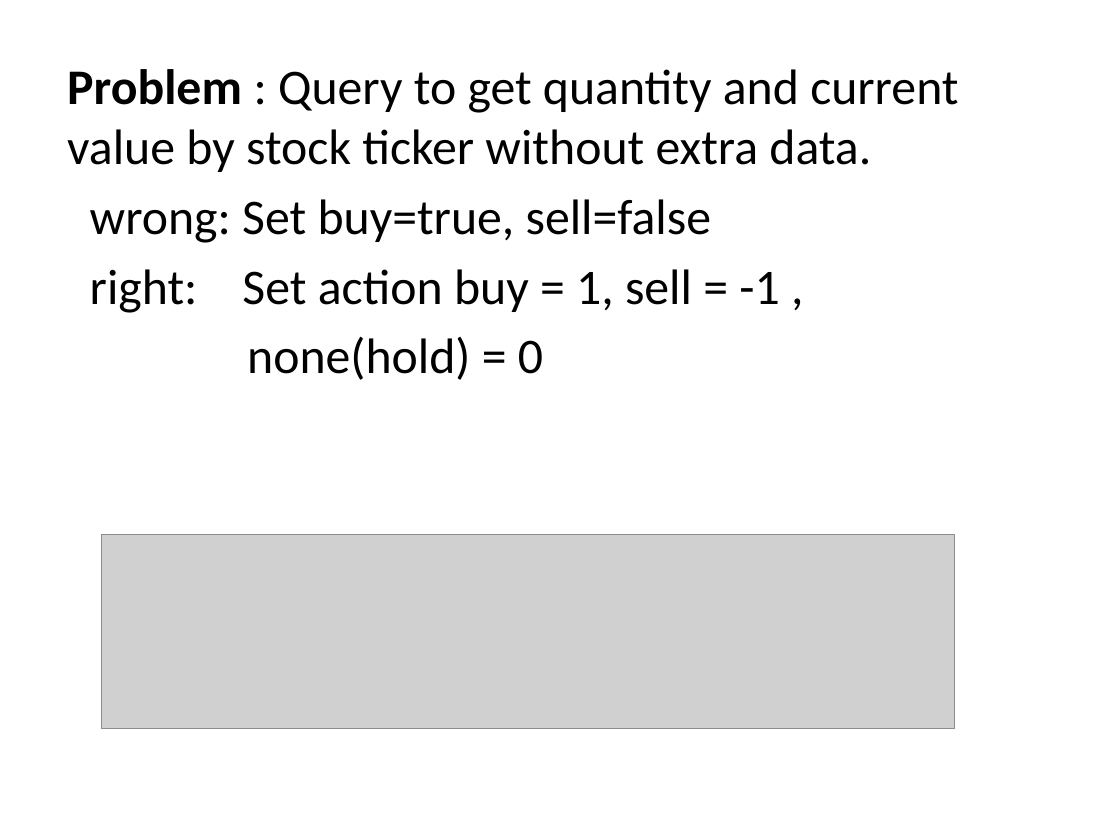
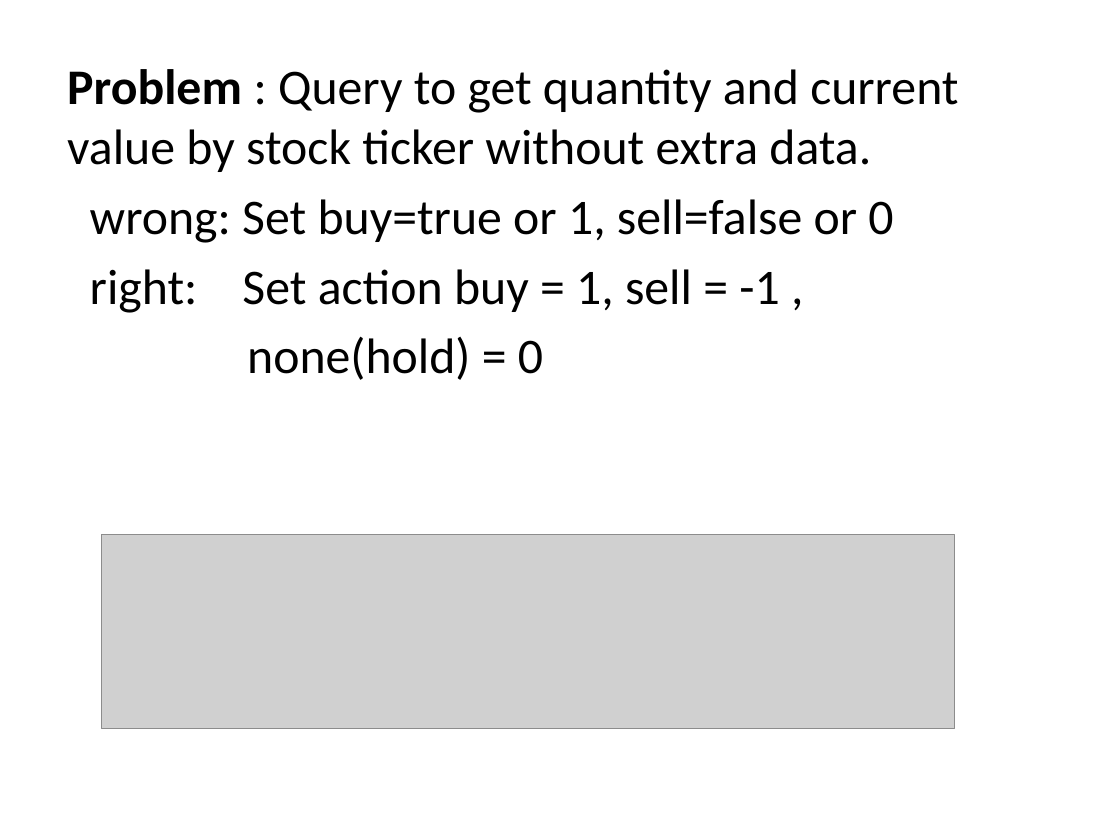
Before and after one commit to IPD8-guofeng/dotnet-group-project, a slide deck: slide 7 of Stock trade and analyst system.pptx. Drawn at 1120x840 pixels with LibreOffice and Linux fonts; fonts in the diff are those of the drawing; grey boxes stand for pictures. Boxes give left, top, right and bottom in pixels: in the first picture for what was removed or moved away, otherwise in the second. Text is boxed around its words. In the diff, an @@ line names an element or a change of style, - is before the commit and + after.

```diff
--- a/Stock trade and analyst system.pptx
+++ b/Stock trade and analyst system.pptx
@@ text at [90, 199, 893, 243]: text changed @@
-wrong: Set buy=true, sell=false
+wrong: Set buy=true or 1, sell=false or 0
```
Also in this commit, not shown: 1 other slide changed.
